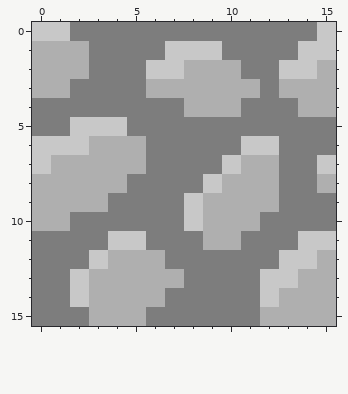
File history of a pixel-art file, assets/textures.aseprite. The picture above was drawn from the file before the commit.
16x16 pixels, 1 frame.
The same view after the edit:
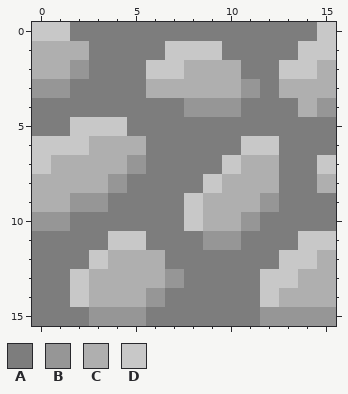
Palette (. is transparent): A #7d7d7d  B #969696  C #afafaf  D #c8c8c8
Diff:
Layer "Voxels/Rock":
y 2: x 2 C -> B
y 3: x 0..1 CC -> BB; x 11 C -> B
y 4: x 8..10 CCC -> BBB; x 15 C -> B
y 7: x 5 C -> B
y 8: x 4 C -> B
y 9: x 2..3 CC -> BB; x 12 C -> B
y 10: x 0..1 CC -> BB; x 11 C -> B
y 11: x 9..10 CC -> BB
y 13: x 7 C -> B
y 14: x 6 C -> B
y 15: x 3..5 CCC -> BBB; x 12..15 CCCC -> BBBB
Boxes around the changes in both pictures, in picture pixels (x1, y1, x2, y2):
changed: (32, 60, 336, 326)
